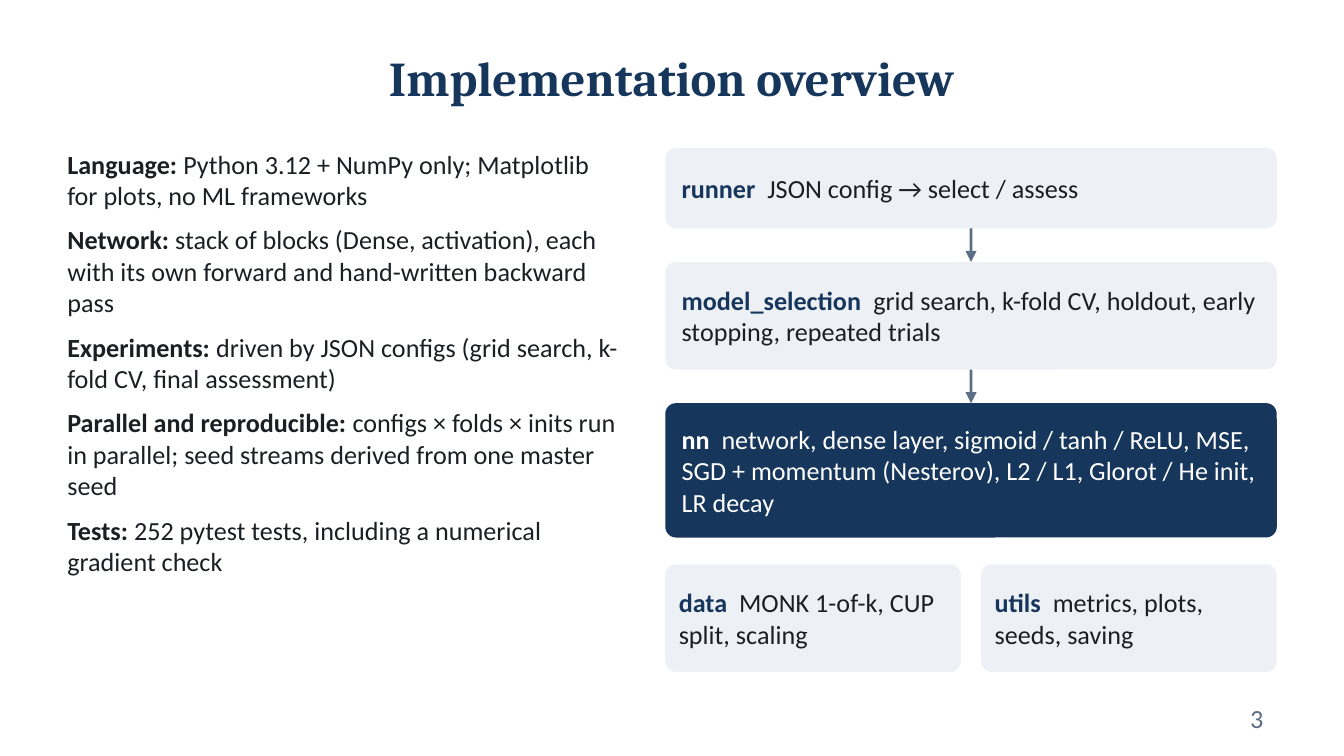
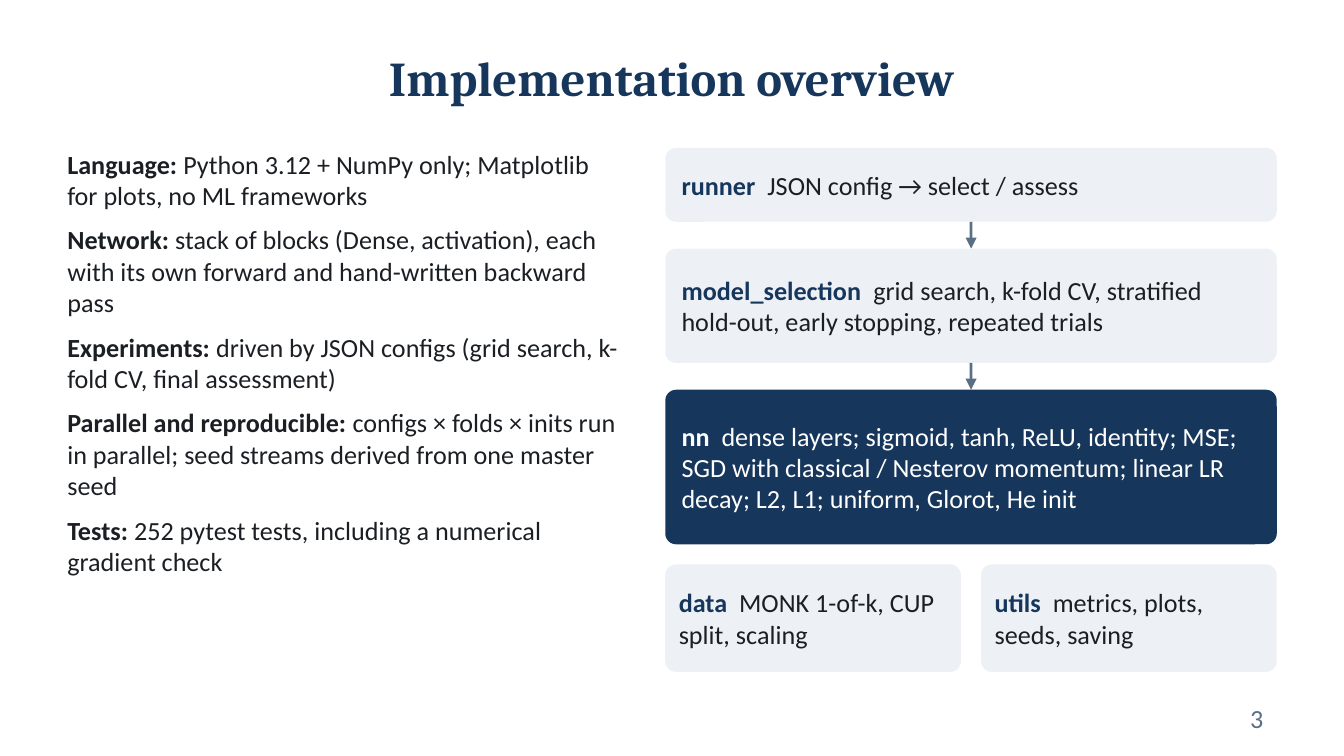
Before and after one commit to Fred-ef/ml_proj, a slide deck: slide 3 of Federico_Cristofaro_ML-2025_slides.pptx. Drawn at 1344x756 pixels with LibreOffice and Linux fonts; fonts in the diff are those of the drawing. Boxes give left, top, right and bottom in pixels: in the first picture for what was removed or moved away, otherwise in the second. Text is boxed around its words. In the diff, an @@ line names an element or a change of style, - is before the commit and + after.

Commit message:
update to slides

```diff
--- a/Federico_Cristofaro_ML-2025_slides.pptx
+++ b/Federico_Cristofaro_ML-2025_slides.pptx
@@ rounded rectangle resized from (x1=665, y1=148, x2=1277, y2=228) to (x1=665, y1=148, x2=1277, y2=222) @@
@@ arrow moved from (970, 228) - (970, 262) to (970, 222) - (970, 249) @@
@@ proportions changed in 3 elements at (x1=665, y1=148, x2=1277, y2=222), (x1=665, y1=390, x2=1277, y2=544), (x1=665, y1=249, x2=1277, y2=363) @@
@@ rounded rectangle resized from (x1=665, y1=262, x2=1277, y2=370) to (x1=665, y1=249, x2=1277, y2=363) @@
@@ text at (x1=682, y1=281, x2=1202, y2=336): text changed @@
-model_selection grid search, k-fold CV, holdout, early stopping, repeated trials
+model_selection grid search, k-fold CV, stratified hold-out, early stopping, repeated trials
@@ arrow moved from (970, 370) - (970, 403) to (970, 363) - (970, 390) @@
@@ rounded rectangle resized from (x1=665, y1=403, x2=1277, y2=538) to (x1=665, y1=390, x2=1277, y2=544) @@
@@ text at (x1=682, y1=428, x2=1236, y2=513): text changed @@
-nn network, dense layer, sigmoid / tanh / ReLU, MSE, SGD + momentum (Nesterov), L2 / L1, Glorot / He init, LR decay
+nn dense layers; sigmoid, tanh, ReLU, identity; MSE; SGD with classical / Nesterov momentum; linear LR decay; L2, L1; uniform, Glorot, He init
```
Also in this commit, not shown: 4 other slides changed.
